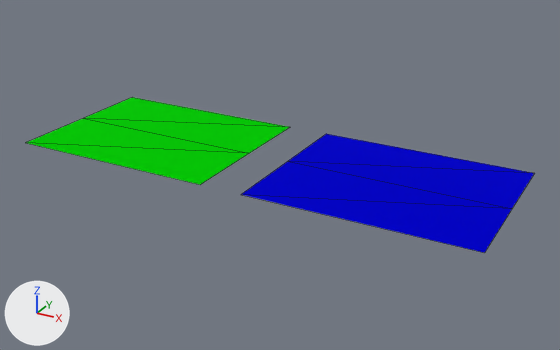
Renders of the glTF model Output/Positive/Instancing/Instancing_06.gltf from each side of a commit.
Both versions are drawn from a 50 mm lens placed at (0.811, -1.419, 0.672), pointed at (0.031, -0.001, -0.037). Lighting does not change. The marker at lower left points along +X, +Y and +Z. Mesh edges are drawn as thin lines.

The scene before the commit, as lines of its bpy script (objects in view):
```python
me_mesh_0 = bpy.data.meshes.new('Mesh_0')
me_mesh_0.from_pydata(...)  # 6 vertices, 4 faces; spans x 0.05..0.55, y -0.2..0.2, z 0.0
me_mesh_0.materials.append(mat_material_0)
me_mesh_1 = bpy.data.meshes.new('Mesh_1')
me_mesh_1.from_pydata(...)  # 6 vertices, 4 faces; spans x -0.55..-0.05, y -0.2..0.2, z 0.0
me_mesh_1.materials.append(mat_material_1)
ob_plane0 = bpy.data.objects.new('plane0', me_mesh_0)
ob_plane0.location = (0.0, 0.0, 0.0)
ob_plane1 = bpy.data.objects.new('plane1', me_mesh_1)
ob_plane1.location = (0.0, 0.0, 0.0)
```
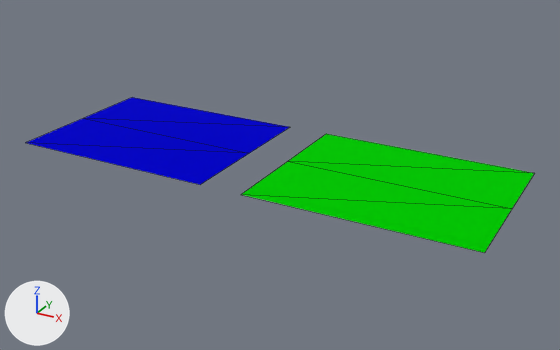
Where the change shows, as pixel boxes [x1, y1, x2, y2] in the pictures (560 x 350 px):
```json
{"object": "plane0", "change": "mesh moved", "before": [241, 134, 534, 253], "after": [26, 97, 289, 185]}
{"object": "plane1", "change": "mesh moved", "before": [26, 97, 289, 185], "after": [241, 134, 534, 253]}
```

Edits to the scene script, one JSON object a line:
```json
{"block": "me_mesh_0", "where": "me_mesh_0.from_pydata(...)  # 6 vertices, 4 faces; spans x 0.05..0.55, y -0.2..0.2, z 0.0"}
{"block": "me_mesh_0", "where": "# used by ob_plane0; location = (0.0, 0.0, 0.0)"}
{"block": "me_mesh_0", "change": "me_mesh_0 part 1: the whole mesh is moved by (-0.6, 0.0, 0.0)"}
{"block": "me_mesh_1", "where": "me_mesh_1.from_pydata(...)  # 6 vertices, 4 faces; spans x -0.55..-0.05, y -0.2..0.2, z 0.0"}
{"block": "me_mesh_1", "where": "# used by ob_plane1; location = (0.0, 0.0, 0.0)"}
{"block": "me_mesh_1", "change": "me_mesh_1 part 2: the whole mesh is moved by (0.6, 0.0, 0.0)"}
```
